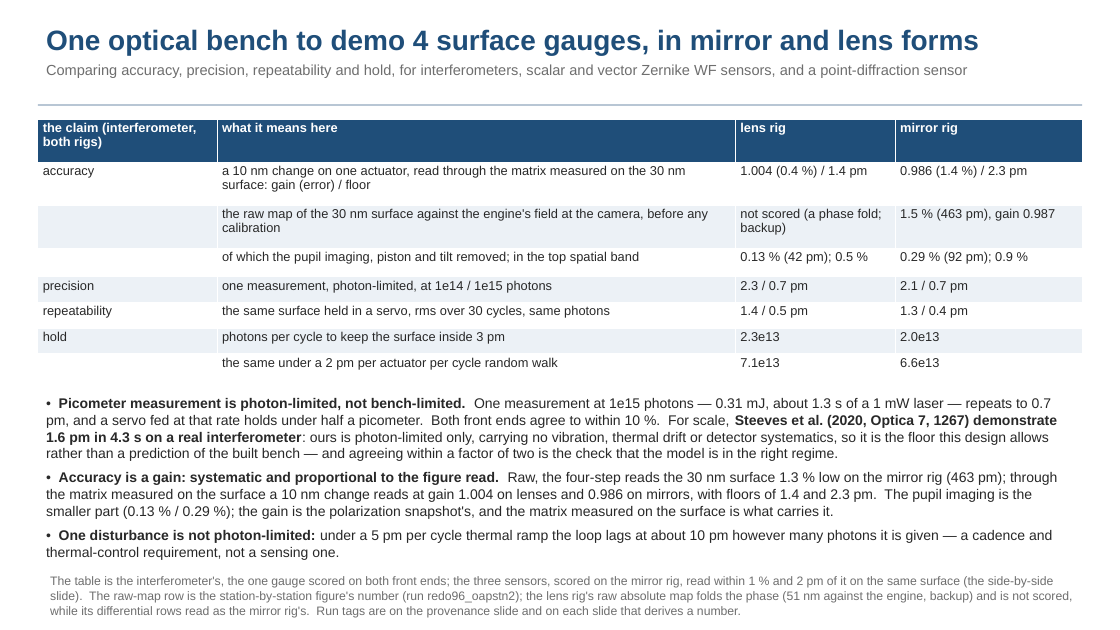
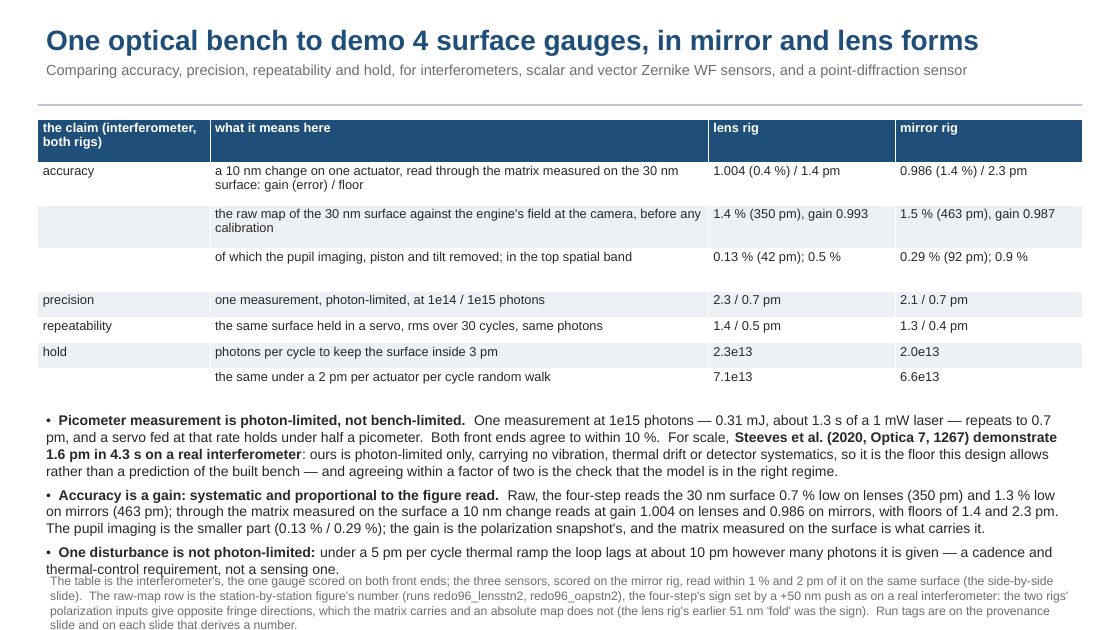
Before and after one commit to nasa-jpl/macos, a slide deck: slide 3 of demo_session/deck_gauges.pptx. Drawn at 1120x630 pixels with LibreOffice and Linux fonts; fonts in the diff are those of the drawing. Boxes give left, top, right and bottom in pixels: in the first picture for what was removed or moved away, otherwise in the second. Text is boxed around its words. In the diff, an @@ line names an element or a change of style, - is before the commit and + after.

```diff
--- a/demo_session/deck_gauges.pptx
+++ b/demo_session/deck_gauges.pptx
@@ table at [38,119,1083,394] @@
-row 3, column 3: not scored (a phase fold; backup)
+row 3, column 3: 1.4 % (350 pm), gain 0.993
@@ text "• Picometer measurement is photon-limited, ...": place and size @@
-text "• Picometer measurement is photon-limited, ..." at [46,398,1057,560]
+text "• Picometer measurement is photon-limited, ..." at [46,415,1058,578]
@@ text at [46,490,1058,536]: text changed @@
-• Accuracy is a gain: systematic and proportional to the figure read. Raw, the four-step reads the 30 nm surface 1.3 % low on the mirror rig (463 pm); through the matrix measured on the surface a 10 nm change reads at gain 1.004 on lenses and 0.986 on mirrors, with floors of 1.4 and 2.3 pm. The pupil imaging is the smaller part (0.13 % / 0.29 %); the gain is the polarization snapshot's, and the matrix measured on the surface is what carries it.
+• Accuracy is a gain: systematic and proportional to the figure read. Raw, the four-step reads the 30 nm surface 0.7 % low on lenses (350 pm) and 1.3 % low on mirrors (463 pm); through the matrix measured on the surface a 10 nm change reads at gain 1.004 on lenses and 0.986 on mirrors, with floors of 1.4 and 2.3 pm. The pupil imaging is the smaller part (0.13 % / 0.29 %); the gain is the polarization snapshot's, and the matrix measured on the surface is what carries it.
@@ text at [50,576,1068,629]: text changed @@
-The table is the interferometer's, the one gauge scored on both front ends; the three sensors, scored on the mirror rig, read within 1 % and 2 pm of it on the same surface (the side-by-side slide). The raw-map row is the station-by-station figure's number (run redo96_oapstn2); the lens rig's raw absolute map folds the phase (51 nm against the engine, backup) and is not scored, while its differential rows read as the mirror rig's. Run tags are on the provenance slide and on each slide that derives a number.
+The table is the interferometer's, the one gauge scored on both front ends; the three sensors, scored on the mirror rig, read within 1 % and 2 pm of it on the same surface (the side-by-side slide). The raw-map row is the station-by-station figure's number (runs redo96_lensstn2, redo96_oapstn2), the four-step's sign set by a +50 nm push as on a real interferometer: the two rigs' polarization inputs give opposite fringe directions, which the matrix carries and an absolute map does not (the lens rig's earlier 51 nm 'fold' was the sign). Run tags are on the provenance slide and on each slide that derives a number.
```
Also in this commit, not shown: 1 other slide changed, 7 other files.
